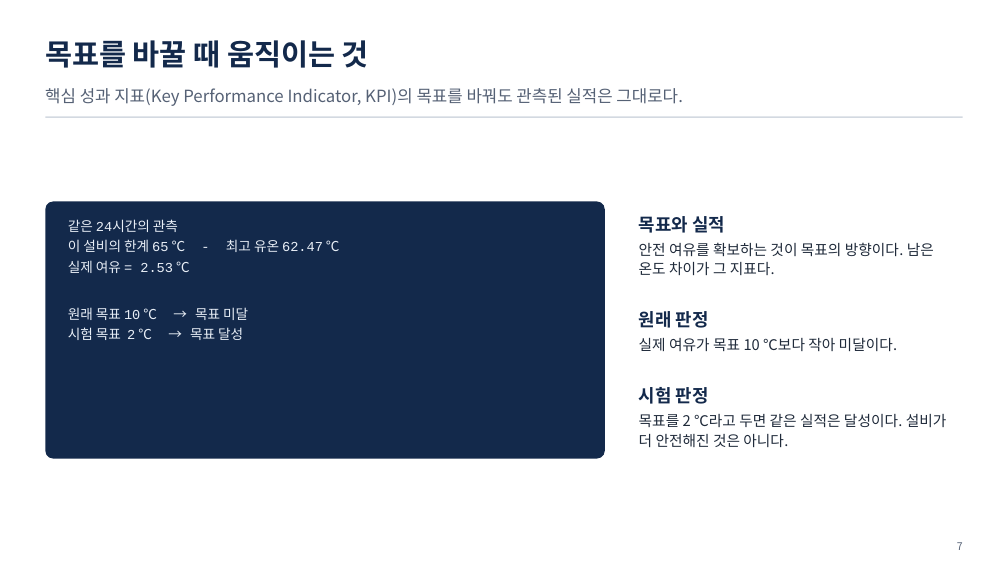
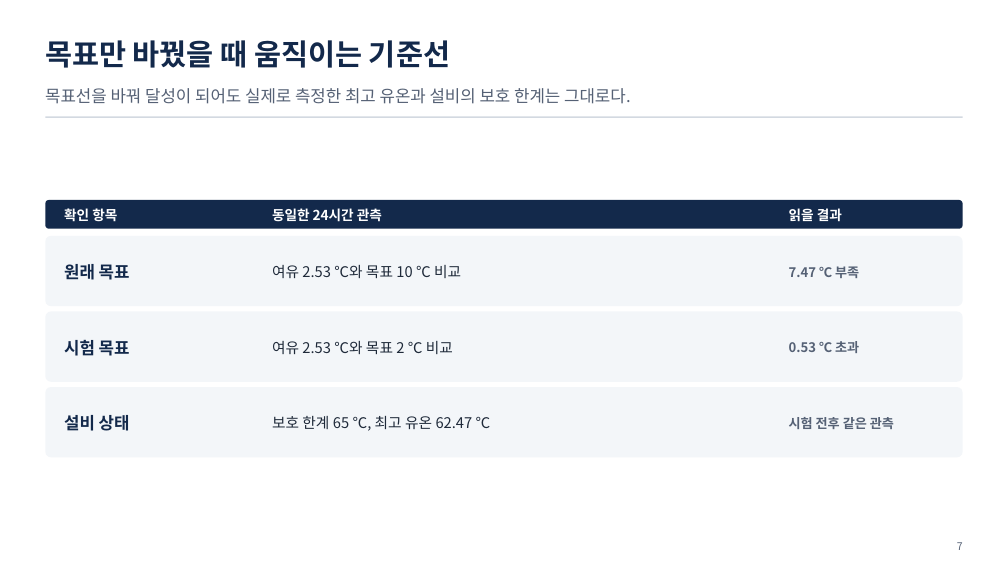
Before and after one commit to uengine-oss/hyd-iot-edu, a slide deck: slide 7 of workspace/강의제작/산출물/실전반/이론_오프라인/03회차/실전반_오프라인_03회차.pptx. Drawn at 1008x567 pixels with LibreOffice and Linux fonts; fonts in the diff are those of the drawing. Boxes give left, top, right and bottom in pixels: in the first picture for what was removed or moved away, otherwise in the second. Text is boxed around its words. In the diff, an @@ line names an element or a change of style, - is before the commit and + after.

```diff
--- a/workspace/강의제작/산출물/실전반/이론_오프라인/03회차/실전반_오프라인_03회차.pptx
+++ b/workspace/강의제작/산출물/실전반/이론_오프라인/03회차/실전반_오프라인_03회차.pptx
@@ text at bbox=[45, 40, 450, 68]: text changed @@
-목표를 바꿀 때 움직이는 것
+목표만 바꿨을 때 움직이는 기준선
@@ text at bbox=[45, 88, 631, 104]: text changed @@
-핵심 성과 지표(Key Performance Indicator, KPI)의 목표를 바꿔도 관측된 실적은 그대로다.
+목표선을 바꿔 달성이 되어도 실제로 측정한 최고 유온과 설비의 보호 한계는 그대로다.
@@ rounded rectangle: place and size @@
-rounded rectangle at bbox=[45, 201, 605, 458]
+rounded rectangle at bbox=[45, 200, 963, 228]
@@ rounded rectangle at bbox=[45, 200, 963, 228]: proportions changed @@
@@ text added at bbox=[64, 208, 117, 222], 13 pt, text #FFFFFF, bold @@
+확인 항목
@@ text added at bbox=[272, 208, 382, 222], 13 pt, text #FFFFFF, bold @@
+동일한 24시간 관측
@@ text added at bbox=[789, 208, 842, 222], 13 pt, text #FFFFFF, bold @@
+읽을 결과
@@ rounded rectangle added at bbox=[45, 236, 963, 306], fill #F3F6F9 @@
@@ text removed at bbox=[68, 219, 340, 340] @@
-같은 24시간의 관측
-이 설비의 한계 65 ℃ - 최고 유온 62.47 ℃
-실제 여유 = 2.53 ℃
-원래 목표 10 ℃ → 목표 미달
-시험 목표 2 ℃ → 목표 달성
@@ text removed at bbox=[639, 216, 934, 275] @@
-목표와 실적
-안전 여유를 확보하는 것이 목표의 방향이다. 남은 온도 차이가 그 지표다.
@@ text added at bbox=[64, 264, 130, 280], 16 pt, text #13294B, bold @@
+원래 목표
@@ text added at bbox=[272, 265, 461, 278], 14 pt, text #1F2A3A @@
+여유 2.53 ℃와 목표 10 ℃ 비교
@@ text added at bbox=[789, 266, 859, 278], 12.5 pt, text #556175, bold @@
+7.47 ℃ 부족
@@ rounded rectangle added at bbox=[45, 312, 963, 382], fill #F3F6F9 @@
@@ text removed at bbox=[639, 311, 897, 351] @@
-원래 판정
-실제 여유가 목표 10 ℃보다 작아 미달이다.
@@ text added at bbox=[64, 340, 130, 356], 16 pt, text #13294B, bold @@
+시험 목표
@@ text added at bbox=[272, 341, 453, 354], 14 pt, text #1F2A3A @@
+여유 2.53 ℃와 목표 2 ℃ 비교
@@ text added at bbox=[789, 341, 859, 353], 12.5 pt, text #556175, bold @@
+0.53 ℃ 초과
@@ rounded rectangle added at bbox=[45, 387, 963, 457], fill #F3F6F9 @@
@@ text removed at bbox=[639, 387, 947, 447] @@
-시험 판정
-목표를 2 ℃라고 두면 같은 실적은 달성이다. 설비가 더 안전해진 것은 아니다.
@@ text added at bbox=[64, 415, 130, 431], 16 pt, text #13294B, bold @@
+설비 상태
@@ text added at bbox=[272, 416, 491, 431], 14 pt, text #1F2A3A @@
+보호 한계 65 ℃, 최고 유온 62.47 ℃
@@ text added at bbox=[789, 417, 894, 429], 12.5 pt, text #556175, bold @@
+시험 전후 같은 관측
```
Also in this commit, not shown: 10 other slides changed, 5 slides added, 5 slides removed, 13 other files.
